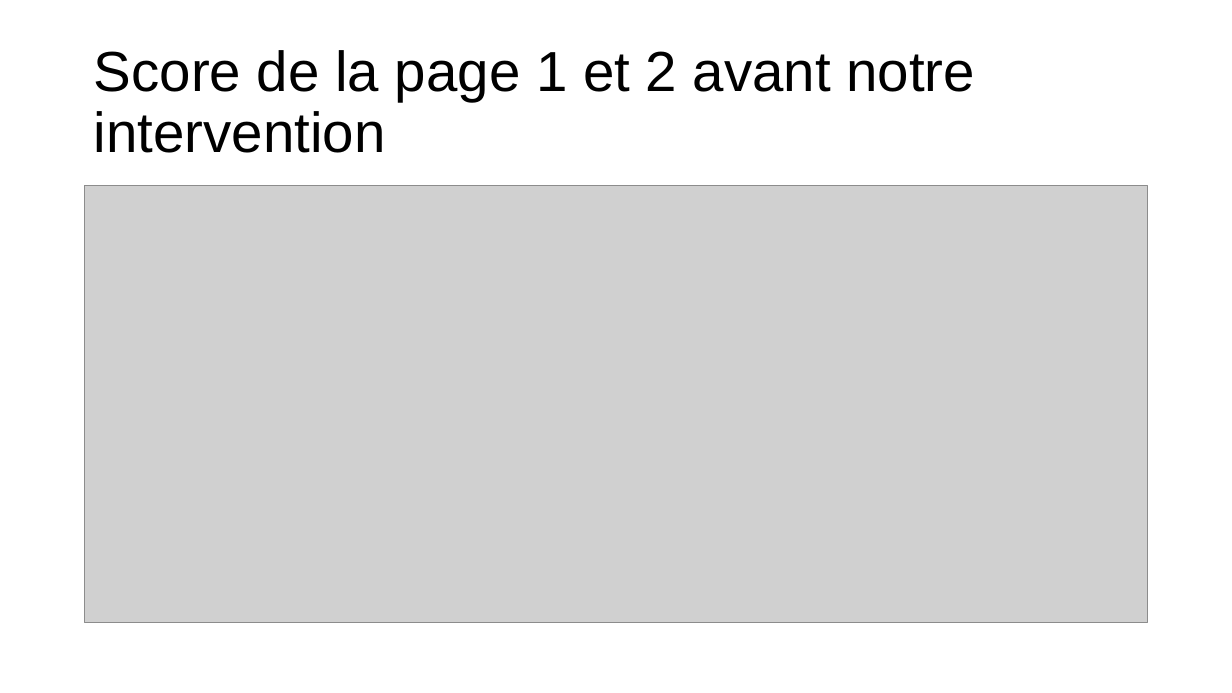
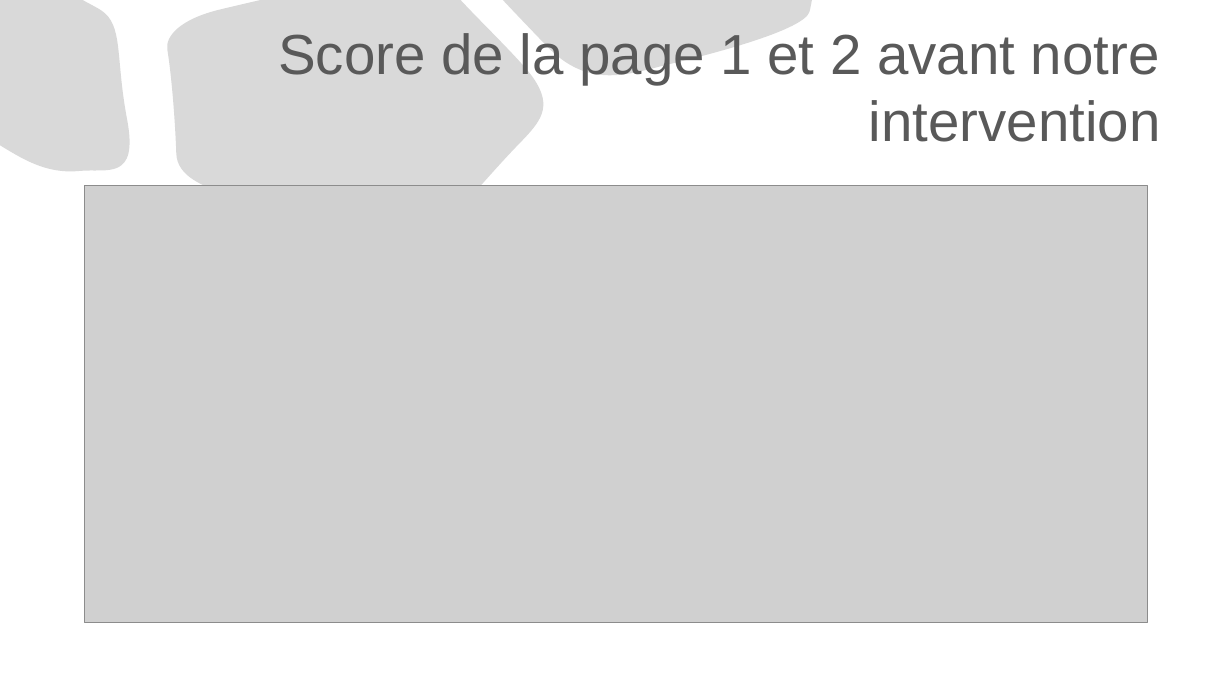
Before and after one commit to LKONATE-c/projet04open-class-room, a slide deck: slide 2 of Diaporama2.pptx (slide 3 before the commit). Drawn at 1232x693 pixels with LibreOffice and Linux fonts; fonts in the diff are those of the drawing; grey boxes stand for pictures. Boxes give left, top, right and bottom in pixels: in the first picture for what was removed or moved away, otherwise in the second. Text is boxed around its words. In the diff, an @@ line names an element or a change of style, - is before the commit and + after.

```diff
--- a/Diaporama2.pptx
+++ b/Diaporama2.pptx
@@ freeform shape added at [0,0,139,182], fill #D9D9D9, outline #000000 0.75 pt @@
@@ title "Score de la page 1 ...": place and size @@
-title "Score de la page 1 ..." at [94,50,976,153]
+title "Score de la page 1 ..." at [278,33,1161,142]
@@ title "Score de la page 1 ..." at [278,33,1161,142]: text colour #000000 to #595959; alignment left to right; line spacing 0.9 to 1 @@
@@ freeform shape added at [165,0,554,263], fill #D9D9D9, outline #000000 0.75 pt @@
@@ freeform shape added at [503,0,811,91], fill #D9D9D9, outline #000000 0.75 pt @@
```
Also in this commit, not shown: 5 other slides changed, 19 slides added, 1 slide removed, 4 other files.
